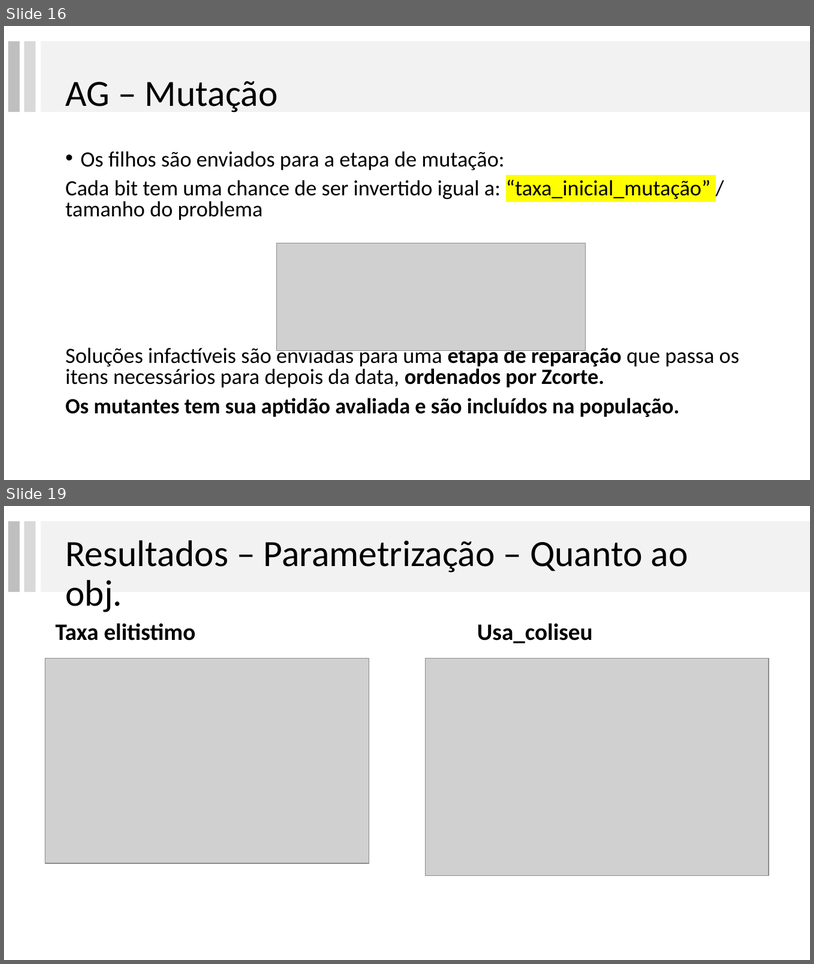
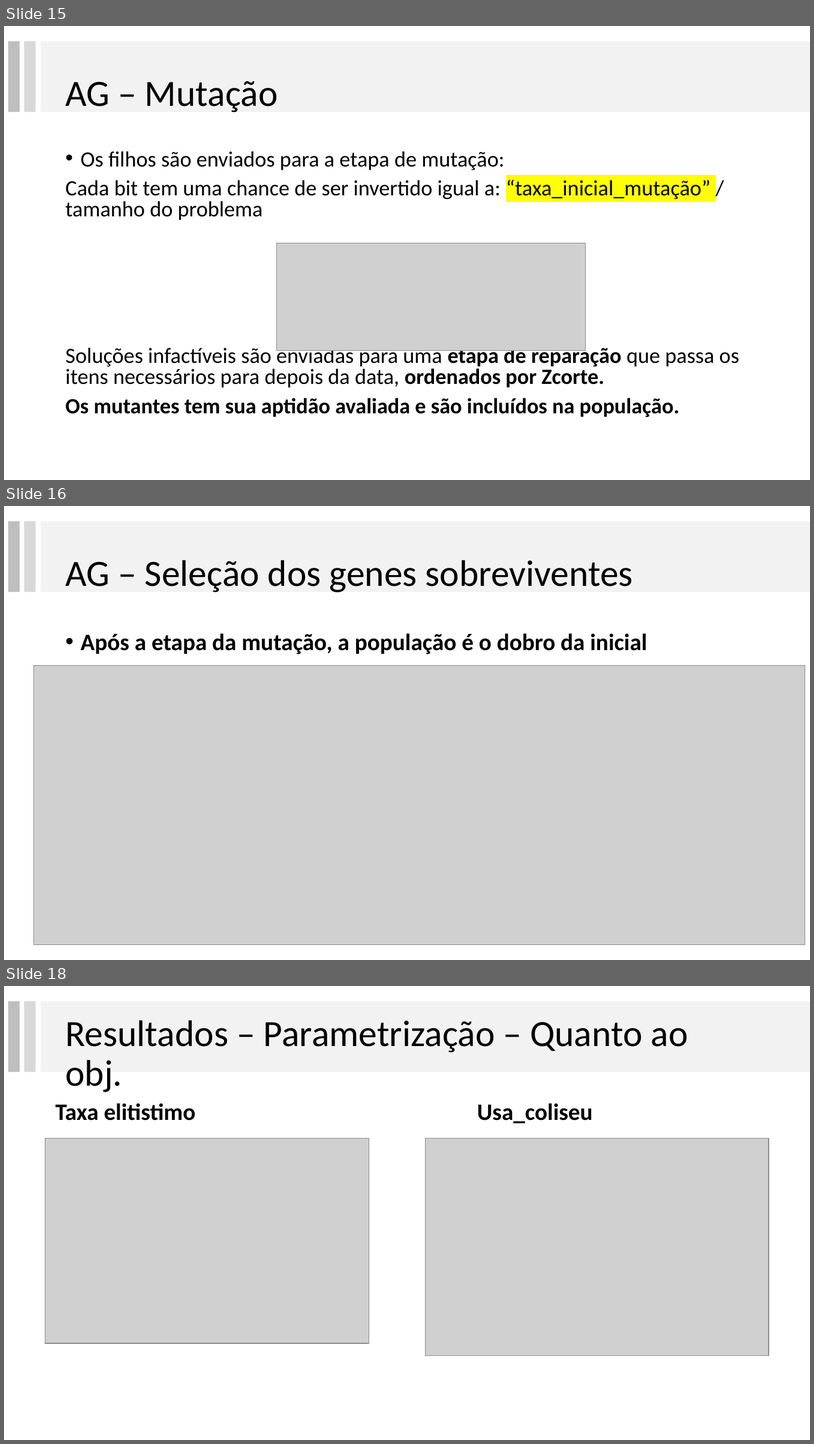
Before and after one commit to lpbiasoto/metaheuristicas, a slide deck: Apresentacao 3/ApresentacaoGA.pptx. Shown one above the other, each under a label of ours: slides 16 and 19 before the commit, slides 15, 16 and 18 after it; the slides between them are not shown. The pictures are 814x964 and 814x1444 pixels, drawn with LibreOffice and Linux fonts; fonts in the diff are those of the drawing; grey boxes stand for pictures. Boxes give left, top, right and bottom in pixels: in the first picture for what was removed or moved away, otherwise in the second. Text is boxed around its words. In the diff, an @@ line names an element or a change of style, - is before the commit and + after.

```diff
--- a/Apresentacao 3/ApresentacaoGA.pptx
+++ b/Apresentacao 3/ApresentacaoGA.pptx
@@ slide 16 added at (x1=4, y1=506, x2=810, y2=960), background #FFFFFF @@
@@ rectangle added at (x1=8, y1=521, x2=20, y2=592), fill #BFBFBF @@
@@ rectangle added at (x1=24, y1=521, x2=35, y2=592), fill #D9D9D9 @@
@@ rectangle added at (x1=41, y1=521, x2=810, y2=592), fill #F2F2F2 @@
@@ title added at (x1=65, y1=560, x2=633, y2=592), 44 pt, text #000000 @@
+AG – Seleção dos genes sobreviventes
@@ text added at (x1=81, y1=633, x2=647, y2=654), 28 pt, text #000000, bold @@
+• Após a etapa da mutação, a população é o dobro da inicial
@@ picture added at (x1=33, y1=665, x2=806, y2=944) @@
@@ what was slide 16 is now slide 15 @@
@@ what was slide 19 is now slide 18 @@
```
Also in this commit, not shown: 3 slides changed, 1 other slide added, 2 slides removed.
